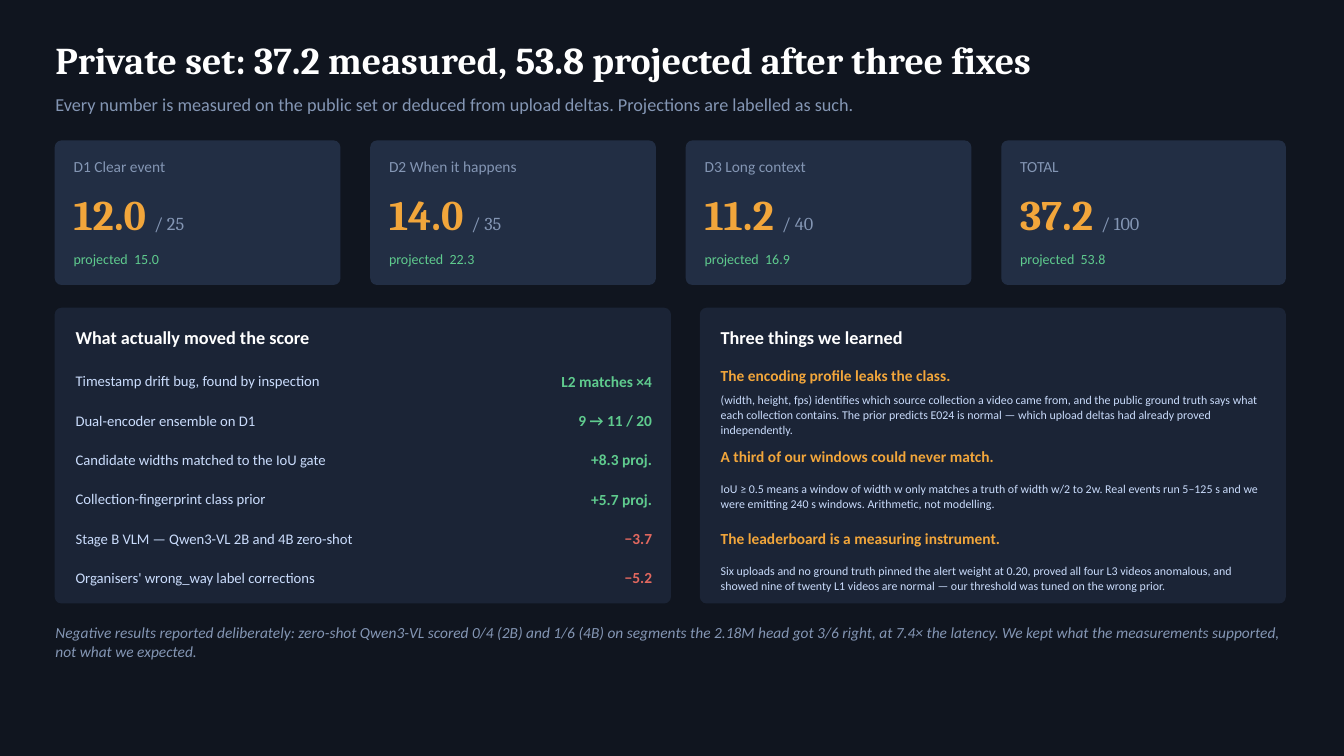
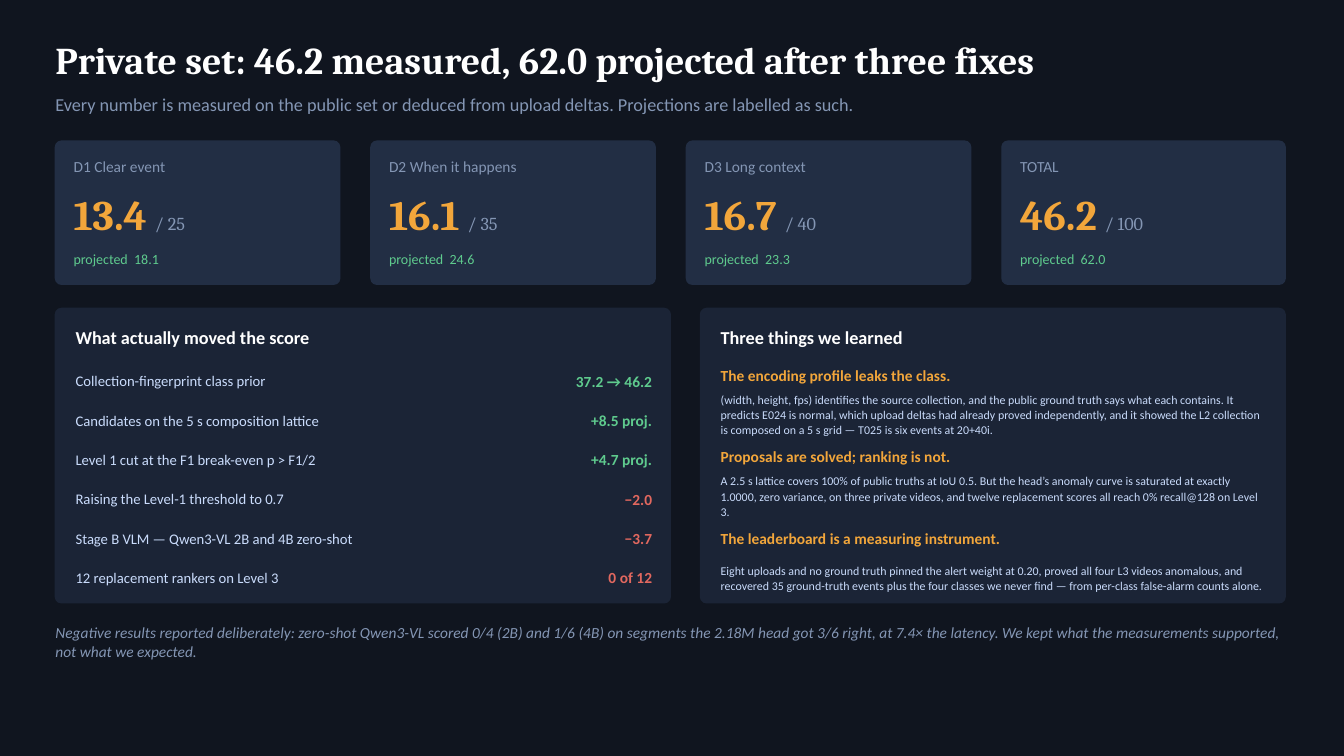
Before and after one commit to SarthakDz/VAD, a slide deck: slide 2 of deck/AHC_VAD_submission.pptx. Drawn at 1344x756 pixels with LibreOffice and Linux fonts; fonts in the diff are those of the drawing. Boxes give left, top, right and bottom in pixels: in the first picture for what was removed or moved away, otherwise in the second. Text is boxed around its words. In the diff, an @@ line names an element or a change of style, - is before the commit and + after.

```diff
--- a/deck/AHC_VAD_submission.pptx
+++ b/deck/AHC_VAD_submission.pptx
@@ text at [55, 47, 1034, 83]: text changed @@
-Private set: 37.2 measured, 53.8 projected after three fixes
+Private set: 46.2 measured, 62.0 projected after three fixes
@@ text at [74, 201, 185, 231]: text changed @@
-12.0 / 25
+13.4 / 25
@@ text at [389, 201, 498, 231]: text changed @@
-14.0 / 35
+16.1 / 35
@@ text at [705, 201, 816, 231]: text changed @@
-11.2 / 40
+16.7 / 40
@@ text at [1020, 201, 1143, 231]: text changed @@
-37.2 / 100
+46.2 / 100
@@ text at [74, 254, 159, 267]: text changed @@
-projected 15.0
+projected 18.1
@@ text at [389, 254, 475, 267]: text changed @@
-projected 22.3
+projected 24.6
@@ text at [705, 254, 790, 267]: text changed @@
-projected 16.9
+projected 23.3
@@ text at [1020, 254, 1106, 267]: text changed @@
-projected 53.8
+projected 62.0
@@ text at [76, 376, 266, 389]: text changed @@
-Timestamp drift bug, found by inspection
+Collection-fingerprint class prior
@@ text at [576, 376, 652, 387]: text changed @@
-L2 matches ×4
+37.2 → 46.2
@@ text at [76, 416, 319, 429]: text changed @@
-Dual-encoder ensemble on D1
+Candidates on the 5 s composition lattice
@@ text at [591, 415, 652, 429]: text changed @@
-9 → 11 / 20
++8.5 proj.
@@ text at [721, 395, 1260, 436]: text changed @@
-(width, height, fps) identifies which source collection a video came from, and the public ground truth says what each collection contains. The prior predicts E024 is normal — which upload deltas had already proved independently.
+(width, height, fps) identifies the source collection, and the public ground truth says what each contains. It predicts E024 is normal, which upload deltas had already proved independently, and it showed the L2 collection is composed on a 5 s grid — T025 is six events at 20+40i.
@@ text at [76, 455, 315, 468]: text changed @@
-Candidate widths matched to the IoU gate
+Level 1 cut at the F1 break-even p > F1/2
@@ text at [591, 454, 652, 468]: text changed @@
-+8.3 proj.
++4.7 proj.
@@ text at [721, 451, 950, 465]: text changed @@
-A third of our windows could never match.
+Proposals are solved; ranking is not.
@@ text at [721, 476, 1258, 516]: text changed @@
-IoU ≥ 0.5 means a window of width w only matches a truth of width w/2 to 2w. Real events run 5–125 s and we were emitting 240 s windows. Arithmetic, not modelling.
+A 2.5 s lattice covers 100% of public truths at IoU 0.5. But the head’s anomaly curve is saturated at exactly 1.0000, zero variance, on three private videos, and twelve replacement scores all reach 0% recall@128 on Level 3.
@@ text at [76, 494, 284, 507]: text changed @@
-Collection-fingerprint class prior
+Raising the Level-1 threshold to 0.7
@@ text at [625, 495, 652, 505]: text changed; text colour #5FCB8E to #E2685F @@
-+5.7 proj.
+−2.0
@@ text at [721, 566, 1262, 592]: text changed @@
-Six uploads and no ground truth pinned the alert weight at 0.20, proved all four L3 videos anomalous, and showed nine of twenty L1 videos are normal — our threshold was tuned on the wrong prior.
+Eight uploads and no ground truth pinned the alert weight at 0.20, proved all four L3 videos anomalous, and recovered 35 ground-truth events plus the four classes we never find — from per-class false-alarm counts alone.
@@ text at [76, 573, 278, 586]: text changed @@
-Organisers' wrong_way label corrections
+12 replacement rankers on Level 3
@@ text at [608, 572, 652, 583]: text changed @@
-−5.2
+0 of 12
```
Also in this commit, not shown: 2 other files.
